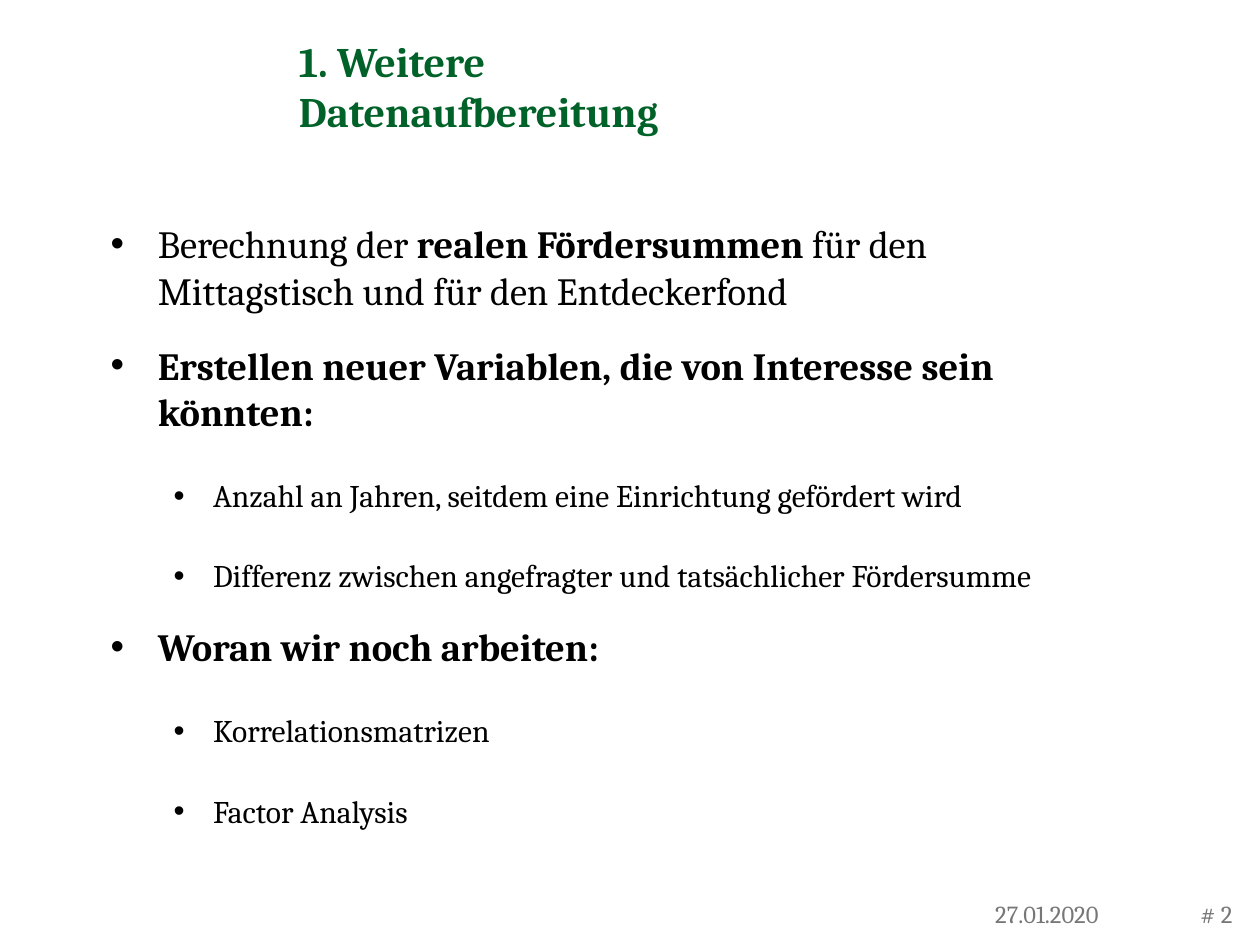
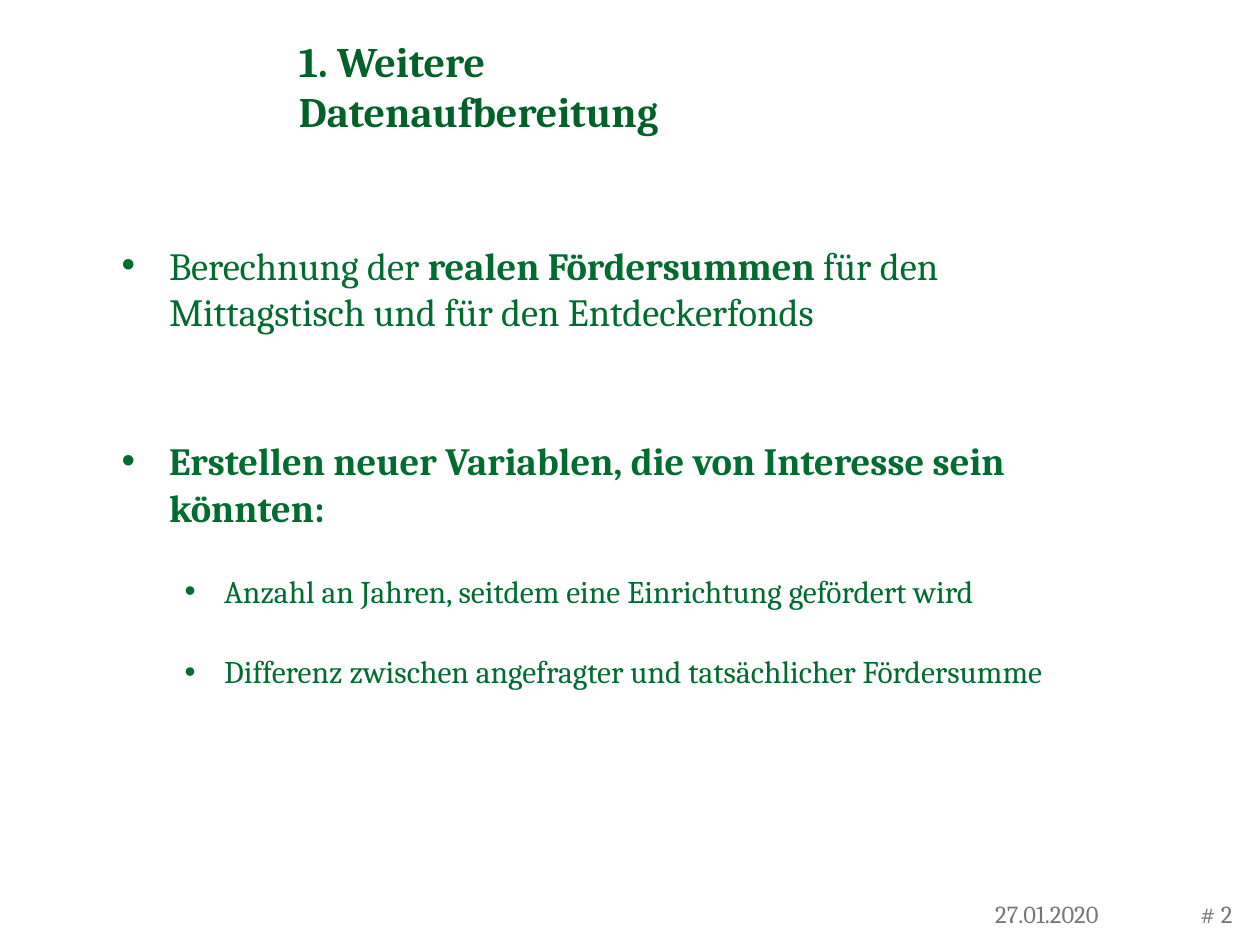
Before and after one commit to RafaelSchuetz/Pareto, a slide deck: slide 2 of CHILDREN/Zwischenkolloquien/2. Zwischentreffen Präsentation.pptx. Drawn at 1260x945 pixels with LibreOffice and Linux fonts; fonts in the diff are those of the drawing; background and template pictures are left out. Boxes give left, top, right and bottom in pixels: in the first picture for what was removed or moved away, otherwise in the second. Text is boxed around its words. In the diff, an @@ line names an element or a change of style, - is before the commit and + after.

```diff
--- a/CHILDREN/Zwischenkolloquien/2. Zwischentreffen Präsentation.pptx
+++ b/CHILDREN/Zwischenkolloquien/2. Zwischentreffen Präsentation.pptx
@@ text "Berechnung der realen Fördersummen für ...": place and size @@
-text "Berechnung der realen Fördersummen für ..." at (158, 230, 1031, 830)
+text "Berechnung der realen Fördersummen für ..." at (169, 252, 1042, 690)
@@ text at (169, 252, 938, 335): text changed; text colour #000000 to #006C30 @@
-• Berechnung der realen Fördersummen für den Mittagstisch und für den Entdeckerfond
+• Berechnung der realen Fördersummen für den Mittagstisch und für den Entdeckerfonds
@@ text at (169, 448, 1042, 690): text colour #000000 to #006C30 in "Erstellen neuer Variablen, die von Interesse sein ...", "Anzahl an Jahren, seitdem eine Einrichtung gefördert ...", "Differenz zwischen angefragter und tatsächlicher Fördersumme" @@
@@ text at (158, 634, 599, 830): paragraphs removed @@
-• Woran wir noch arbeiten:
-  • Korrelationsmatrizen
-  • Factor Analysis
```
Also in this commit, not shown: 5 other slides changed, 14 slides added, 2 slides removed, 11 other files.
